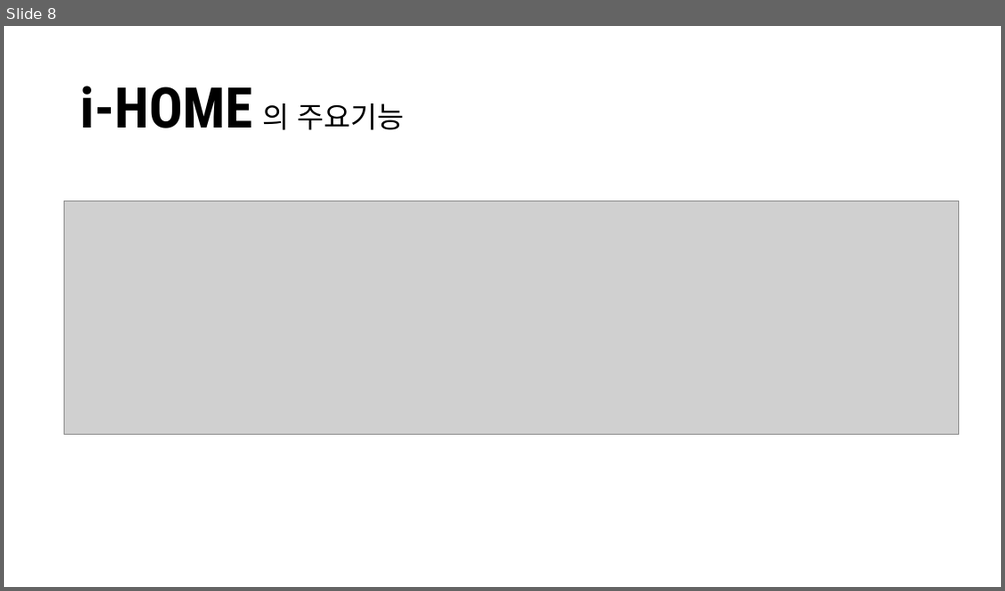
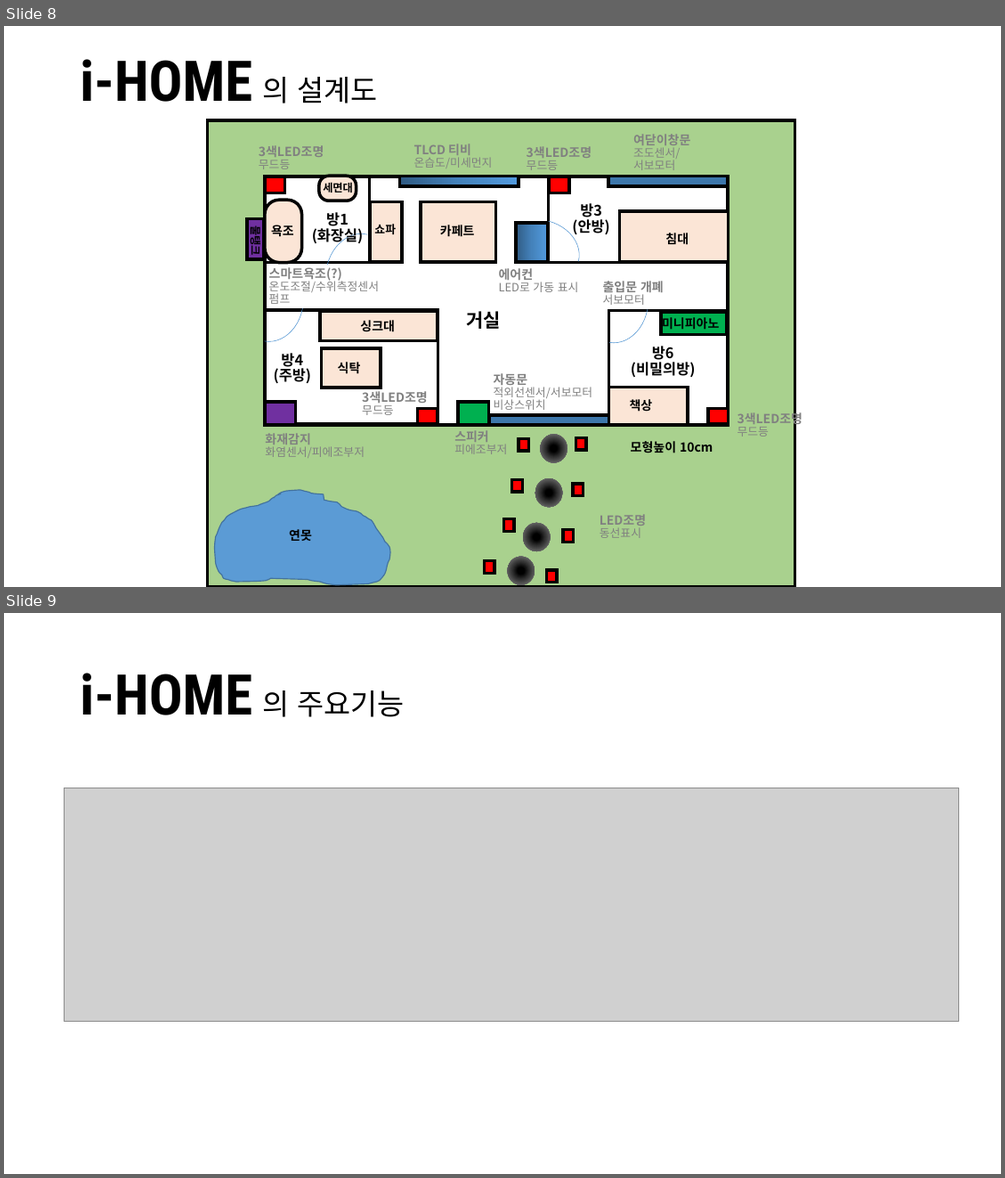
Before and after one commit to hms7709/SmartUnityDB, a slide deck: i-HOME.pptx. Shown one above the other, each under a label of ours: slide 8 before the commit, slides 8 and 9 after it. The pictures are 1005x591 and 1005x1178 pixels, drawn with LibreOffice and Linux fonts; fonts in the diff are those of the drawing; grey boxes stand for pictures. Boxes give left, top, right and bottom in pixels: in the first picture for what was removed or moved away, otherwise in the second. Text is boxed around its words. In the diff, an @@ line names an element or a change of style, - is before the commit and + after.

```diff
--- a/i-HOME.pptx
+++ b/i-HOME.pptx
@@ slide 8 added at [4, 26, 1001, 587], background #FFFFFF @@
@@ text added at [80, 59, 377, 103], 54 pt, text #000000, bold @@
+i-HOME 의 설계도
@@ group added at [208, 120, 803, 587]: 32 rectangles, 30 texts, 4 arc (boxed as its full ellipse)s, 4 ellipses, 2 rounded rectangles, 1 freeform shape @@
+자동문
+적외선센서/서보모터
+비상스위치
+모형높이 10cm
+TLCD 티비
+온습도/미세먼지
+쇼파
+여닫이창문
+조도센서/
+서보모터
+3색LED조명
+무드등
+침대
+3색LED조명
+무드등
+3색LED조명
+무드등
+3색LED조명
+무드등
+스피커
+피에조부저
+미니피아노
+책상
+화재감지
+화염센서/피에조부저
+욕조
+스마트욕조(?)
+온도조절/수위측정센서
+펌프
+물탱크
+세면대
+카페트
+LED조명
+동선표시
+싱크대
+연못
+출입문 개폐
+서보모터
+에어컨
+LED로 가동 표시
+방6
+(비밀의방)
+방1
+(화장실)
+방3
+(안방)
+방4
+(주방)
+거실
+식탁
@@ what was slide 8 is now slide 9 @@
```
Also in this commit, not shown: 1 slide changed.
